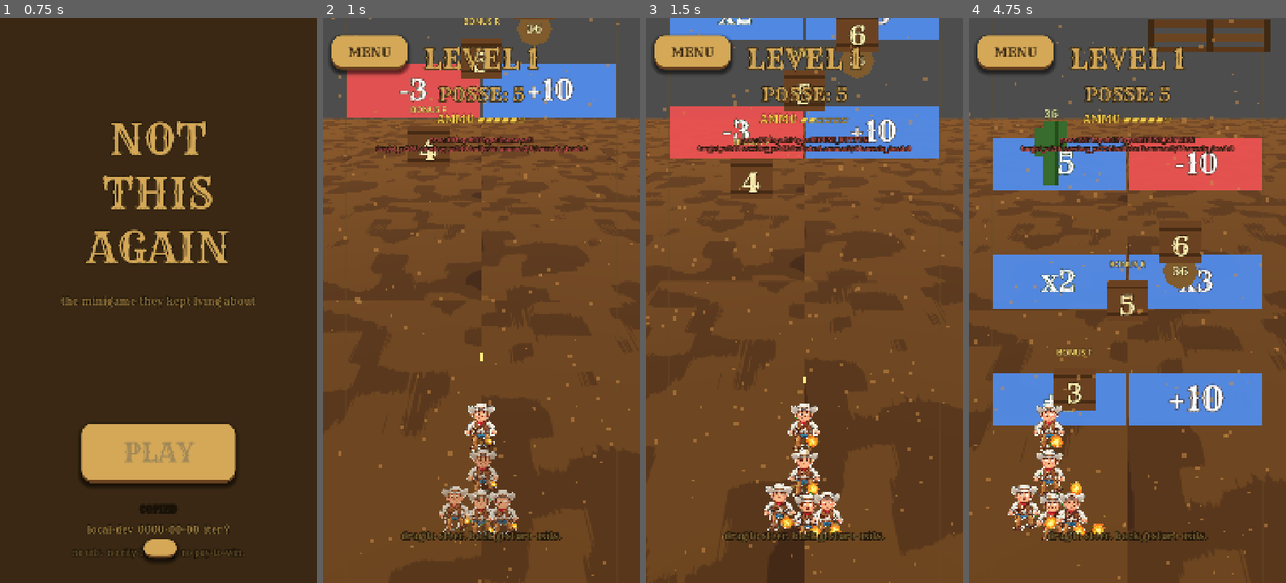
Above: before the commit, frames 1-4 (left to right).
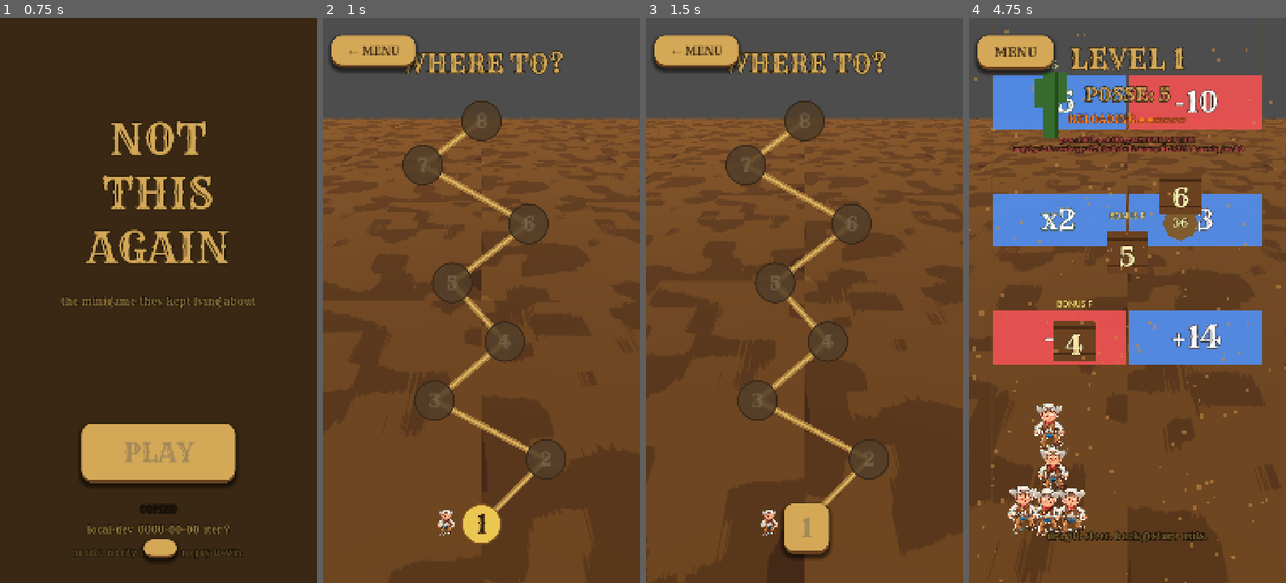
Above: after the commit, the same moments.

Repository: Joeputin100/Not_This_Again
Game: Godot game, scene res://scenes/main_menu.tscn
Same seed, same stepped clock (60 frames per second), same inputs: the game is played once before the commit and once after it. Video files are missing from this copy of the repository; at most half a second of black plays in their place.
Inputs (mouse positions are in pixels of both pictures, inside the frame that each line leads up to):
- Up to frame 1 (0.75 s): click "PLAY" at 0.5 s
- Up to frame 2 (1 s): no input
- Up to frame 3 (1.5 s): click (804, 526) at 1.25 s, where only the run after the commit has a clickable "1"
- Up to frame 4 (4.75 s): tap Enter at 2 s; move the mouse to (1197, 272) at 2.02 s; hold Shift 2.03-2.75 s; click (1197, 272) at 2.17 s; drag from (1064, 328) to (1111, 413) at 2.77 s; move the mouse to (1159, 176) at 3.52 s; tap Ctrl at 3.6 s; click (1159, 176) at 3.67 s; drag from (1111, 413) to (1032, 215) at 4.27 s

Frame 1 is identical in both runs. In frame 2, 18% of the frame differs, in the area x 2-98%, y 0-100%; in frame 3, 22%; in frame 4, 49%, in the area x 0-100%, y 0-100%.

Commit message:
iter 40 (part 1): HP bars hidden until <100% + Candy Crush level select
== HP bars hidden until <100% ==
hp_bar.gd _redraw() now sets visible = _current_hp < _max_hp. Every
HP-bearing entity in the game (Pete, outlaws, prospectors, and the
new bars on destructibles) is born invisible. The bar fades in only
once damage has been taken.

Reasoning: at level start ~15 enemies/obstacles are on-screen at any
moment. Five HP bars hovering full at level start is visual noise —
the player has no information from them. Candy Crush / Subway Surfers
both hide HP UI until interaction. This matches.

== HP bars on barrel/bull/tumbleweed/cactus ==
All four destructibles now carry an HpBar node alongside their
existing HpLabel (the giant number that was telegraphing HP). Bar
sits above the body; label stays at body-center. At full HP nothing
shows. First hit reveals both. The label provides exact count, the
bar provides the visual gauge — different reads for different
glance modes.

Kept the label rather than replacing because 8 test files
(test_barrel.gd etc.) currently assert on `HpLabel` text contents —
cheap to keep, expensive to remove. Future iter can rip out the
label once the bar's been validated in playtest.

== Candy Crush level select ==
New scene: godot/scenes/level_select.tscn (script: level_select.gd).
- Terrain3D backdrop (instance the iter-38 pseudo-3D ground)
- Snaking Line2D path with dashed-overlay (two stacked Line2Ds —
  thick brown base + thinner light-yellow on top reads as a worn
  cattle trail with painted highlights)
- LevelNode1 = active gold-amber circular Button (StyleBoxFlat
  corner_radius=70 makes any square button render circular at
  140×140). Eight visible-but-disabled locked nodes higher up the
  path show the player there are more levels to come.
- Cowboy sprite next to Node1 as the 'you are here' marker
- BackButton in top-left returns to main menu (not quit-to-OS —
  quit only happens FROM main menu per platform/predictive-back)
- WHERE TO? title in the Murderbot-deadpan voice

main_menu PLAY now routes to level_select.tscn instead of jumping
straight to level.tscn. Level 1 is still the only playable node,
but the world map sets up the meta-progression read:
'there are more levels ahead; this one is one of many'.

== NOT IN THIS COMMIT ==
- Vagrant death video — Veo render in flight (safety-filter dodge
  on second attempt; first prompt got 'no realism' blocked).
- Vagrant death state wiring (will land with the video).
- Pete speech bubbles
- Multi-color HP cycles for >100 HP bosses
- 3D set dressing along the level_select path

Diff:
--- a/godot/scenes/barrel.tscn
+++ b/godot/scenes/barrel.tscn
@@ -1,7 +1,8 @@
-[gd_scene load_steps=3 format=3 uid="uid://b0nttg_barrel_001"]
+[gd_scene load_steps=4 format=3 uid="uid://b0nttg_barrel_001"]
 
 [ext_resource type="Script" path="res://scripts/barrel.gd" id="1_barrel"]
 [ext_resource type="Theme" path="res://assets/theme.tres" id="2_theme"]
+[ext_resource type="PackedScene" path="res://scenes/hp_bar.tscn" id="3_hpbar"]
 
 [node name="Barrel" type="Node2D"]
 position = Vector2(540, -200)
@@ -30,6 +31,12 @@
 offset_bottom = 50.0
 color = Color(0.28, 0.17, 0.08, 1)
 mouse_filter = 2
+
+[node name="HpBar" parent="." instance=ExtResource("3_hpbar")]
+offset_left = -50.0
+offset_top = -100.0
+offset_right = 50.0
+offset_bottom = -92.0
 
 [node name="HpLabel" type="Label" parent="."]
 anchor_right = 1.0
--- a/godot/scenes/bull.tscn
+++ b/godot/scenes/bull.tscn
@@ -1,7 +1,8 @@
-[gd_scene load_steps=3 format=3 uid="uid://b0nttg_bull_001"]
+[gd_scene load_steps=4 format=3 uid="uid://b0nttg_bull_001"]
 
 [ext_resource type="Script" path="res://scripts/bull.gd" id="1_bull"]
 [ext_resource type="Theme" path="res://assets/theme.tres" id="2_theme"]
+[ext_resource type="PackedScene" path="res://scenes/hp_bar.tscn" id="3_hpbar"]
 
 [node name="Bull" type="Node2D"]
 position = Vector2(540, -1700)
@@ -55,6 +56,12 @@
 color = Color(0.95, 0.85, 0.2, 1)
 mouse_filter = 2
 
+[node name="HpBar" parent="." instance=ExtResource("3_hpbar")]
+offset_left = -50.0
+offset_top = -160.0
+offset_right = 50.0
+offset_bottom = -152.0
+
 [node name="HpLabel" type="Label" parent="."]
 offset_left = -80.0
 offset_top = -20.0
--- a/godot/scenes/cactus.tscn
+++ b/godot/scenes/cactus.tscn
@@ -1,7 +1,8 @@
-[gd_scene load_steps=3 format=3 uid="uid://b0nttg_cactus_001"]
+[gd_scene load_steps=4 format=3 uid="uid://b0nttg_cactus_001"]
 
 [ext_resource type="Script" path="res://scripts/cactus.gd" id="1_cactus"]
 [ext_resource type="Theme" path="res://assets/theme.tres" id="2_theme"]
+[ext_resource type="PackedScene" path="res://scenes/hp_bar.tscn" id="3_hpbar"]
 
 [node name="Cactus" type="Node2D"]
 position = Vector2(540, -200)
@@ -55,6 +56,12 @@
 color = Color(0.14, 0.3, 0.1, 1)
 mouse_filter = 2
 
+[node name="HpBar" parent="." instance=ExtResource("3_hpbar")]
+offset_left = -50.0
+offset_top = -190.0
+offset_right = 50.0
+offset_bottom = -182.0
+
 [node name="HpLabel" type="Label" parent="."]
 offset_left = -50.0
 offset_top = -160.0
--- /dev/null
+++ b/godot/scenes/level_select.tscn
@@ -0,0 +1,202 @@
+[gd_scene load_steps=8 format=3 uid="uid://b0nttg_lvlsel_001"]
+
+[ext_resource type="Script" path="res://scripts/level_select.gd" id="1_select"]
+[ext_resource type="Theme" path="res://assets/theme.tres" id="2_theme"]
+[ext_resource type="PackedScene" path="res://scenes/terrain_3d.tscn" id="3_terrain"]
+[ext_resource type="Texture2D" path="res://assets/sprites/posse_idle_00.png" id="4_cowboy"]
+
+[sub_resource type="StyleBoxFlat" id="StyleBox_node_active"]
+bg_color = Color(0.92, 0.78, 0.32, 1)
+border_width_left = 6
+border_width_top = 6
+border_width_right = 6
+border_width_bottom = 6
+border_color = Color(0.5, 0.32, 0.14, 1)
+corner_radius_top_left = 70
+corner_radius_top_right = 70
+corner_radius_bottom_right = 70
+corner_radius_bottom_left = 70
+
+[sub_resource type="StyleBoxFlat" id="StyleBox_node_active_hover"]
+bg_color = Color(1.0, 0.88, 0.42, 1)
+border_width_left = 6
+border_width_top = 6
+border_width_right = 6
+border_width_bottom = 6
+border_color = Color(0.5, 0.32, 0.14, 1)
+corner_radius_top_left = 70
+corner_radius_top_right = 70
+corner_radius_bottom_right = 70
+corner_radius_bottom_left = 70
+
+[sub_resource type="StyleBoxFlat" id="StyleBox_node_locked"]
+bg_color = Color(0.32, 0.24, 0.16, 0.85)
+border_width_left = 6
+border_width_top = 6
+border_width_right = 6
+border_width_bottom = 6
+border_color = Color(0.22, 0.16, 0.10, 1)
+corner_radius_top_left = 70
+corner_radius_top_right = 70
+corner_radius_bottom_right = 70
+corner_radius_bottom_left = 70
+
+[node name="LevelSelect" type="Node2D"]
+script = ExtResource("1_select")
+
+[node name="Background" type="ColorRect" parent="."]
+offset_right = 1080.0
+offset_bottom = 1920.0
+color = Color(0.226, 0.157, 0.078, 1)
+mouse_filter = 2
+
+[node name="Terrain3D" parent="." instance=ExtResource("3_terrain")]
+
+[node name="PathLine" type="Line2D" parent="."]
+width = 22.0
+default_color = Color(0.74, 0.55, 0.28, 0.78)
+joint_mode = 2
+begin_cap_mode = 2
+end_cap_mode = 2
+points = PackedVector2Array(540, 1720, 760, 1500, 380, 1300, 620, 1100, 440, 900, 700, 700, 340, 500, 540, 350)
+
+[node name="PathLineDashes" type="Line2D" parent="."]
+width = 8.0
+default_color = Color(0.96, 0.85, 0.45, 0.6)
+joint_mode = 2
+begin_cap_mode = 2
+end_cap_mode = 2
+points = PackedVector2Array(540, 1720, 760, 1500, 380, 1300, 620, 1100, 440, 900, 700, 700, 340, 500, 540, 350)
+
+[node name="LevelNode1" type="Button" parent="."]
+offset_left = 470.0
+offset_top = 1650.0
+offset_right = 610.0
+offset_bottom = 1790.0
+theme = ExtResource("2_theme")
+theme_override_styles/normal = SubResource("StyleBox_node_active")
+theme_override_styles/hover = SubResource("StyleBox_node_active_hover")
+theme_override_styles/pressed = SubResource("StyleBox_node_active_hover")
+theme_override_colors/font_color = Color(0.18, 0.10, 0.04, 1)
+theme_override_font_sizes/font_size = 88
+text = "1"
+
+[node name="LevelNode2Locked" type="Button" parent="."]
+offset_left = 690.0
+offset_top = 1430.0
+offset_right = 830.0
+offset_bottom = 1570.0
+disabled = true
+theme = ExtResource("2_theme")
+theme_override_styles/normal = SubResource("StyleBox_node_locked")
+theme_override_styles/disabled = SubResource("StyleBox_node_locked")
+theme_override_colors/font_color_disabled = Color(0.83, 0.66, 0.34, 0.5)
+theme_override_font_sizes/font_size = 64
+text = "2"
+
+[node name="LevelNode3Locked" type="Button" parent="."]
+offset_left = 310.0
+offset_top = 1230.0
+offset_right = 450.0
+offset_bottom = 1370.0
+disabled = true
+theme = ExtResource("2_theme")
+theme_override_styles/normal = SubResource("StyleBox_node_locked")
+theme_override_styles/disabled = SubResource("StyleBox_node_locked")
+theme_override_colors/font_color_disabled = Color(0.83, 0.66, 0.34, 0.5)
+theme_override_font_sizes/font_size = 64
+text = "3"
+
+[node name="LevelNode4Locked" type="Button" parent="."]
+offset_left = 550.0
+offset_top = 1030.0
+offset_right = 690.0
+offset_bottom = 1170.0
+disabled = true
+theme = ExtResource("2_theme")
+theme_override_styles/normal = SubResource("StyleBox_node_locked")
+theme_override_styles/disabled = SubResource("StyleBox_node_locked")
+theme_override_colors/font_color_disabled = Color(0.83, 0.66, 0.34, 0.5)
+theme_override_font_sizes/font_size = 64
+text = "4"
+
+[node name="LevelNode5Locked" type="Button" parent="."]
+offset_left = 370.0
+offset_top = 830.0
+offset_right = 510.0
+offset_bottom = 970.0
+disabled = true
+theme = ExtResource("2_theme")
+theme_override_styles/normal = SubResource("StyleBox_node_locked")
+theme_override_styles/disabled = SubResource("StyleBox_node_locked")
+theme_override_colors/font_color_disabled = Color(0.83, 0.66, 0.34, 0.5)
+theme_override_font_sizes/font_size = 64
+text = "5"
+
+[node name="LevelNode6Locked" type="Button" parent="."]
+offset_left = 630.0
+offset_top = 630.0
+offset_right = 770.0
+offset_bottom = 770.0
+disabled = true
+theme = ExtResource("2_theme")
+theme_override_styles/normal = SubResource("StyleBox_node_locked")
+theme_override_styles/disabled = SubResource("StyleBox_node_locked")
+theme_override_colors/font_color_disabled = Color(0.83, 0.66, 0.34, 0.5)
+theme_override_font_sizes/font_size = 64
+text = "6"
+
+[node name="LevelNode7Locked" type="Button" parent="."]
+offset_left = 270.0
+offset_top = 430.0
+offset_right = 410.0
+offset_bottom = 570.0
+disabled = true
+theme = ExtResource("2_theme")
+theme_override_styles/normal = SubResource("StyleBox_node_locked")
+theme_override_styles/disabled = SubResource("StyleBox_node_locked")
+theme_override_colors/font_color_disabled = Color(0.83, 0.66, 0.34, 0.5)
+theme_override_font_sizes/font_size = 64
+text = "7"
+
+[node name="LevelNode8Locked" type="Button" parent="."]
+offset_left = 470.0
+offset_top = 280.0
+offset_right = 610.0
+offset_bottom = 420.0
+disabled = true
+theme = ExtResource("2_theme")
+theme_override_styles/normal = SubResource("StyleBox_node_locked")
+theme_override_styles/disabled = SubResource("StyleBox_node_locked")
+theme_override_colors/font_color_disabled = Color(0.83, 0.66, 0.34, 0.5)
+theme_override_font_sizes/font_size = 64
+text = "8"
+
+[node name="Cowboy" type="Sprite2D" parent="."]
+position = Vector2(420, 1720)
+scale = Vector2(0.22, 0.22)
+texture = ExtResource("4_cowboy")
+
+[node name="UI" type="CanvasLayer" parent="."]
+
+[node name="Title" type="Label" parent="UI"]
+anchors_preset = -1
+anchor_right = 1.0
+offset_left = 60.0
+offset_top = 100.0
+offset_right = -60.0
+offset_bottom = 220.0
+theme = ExtResource("2_theme")
+theme_override_font_sizes/font_size = 88
+text = "WHERE TO?"
+horizontal_alignment = 1
+mouse_filter = 2
+
+[node name="BackButton" type="Button" parent="UI"]
+offset_left = 30.0
+offset_top = 60.0
+offset_right = 230.0
+offset_bottom = 160.0
+theme = ExtResource("2_theme")
+theme_override_font_sizes/font_size = 38
+text = "← MENU"
--- a/godot/scenes/tumbleweed.tscn
+++ b/godot/scenes/tumbleweed.tscn
@@ -1,7 +1,8 @@
-[gd_scene load_steps=3 format=3 uid="uid://b0nttg_tumbleweed_001"]
+[gd_scene load_steps=4 format=3 uid="uid://b0nttg_tumbleweed_001"]
 
 [ext_resource type="Script" path="res://scripts/tumbleweed.gd" id="1_tw"]
 [ext_resource type="Theme" path="res://assets/theme.tres" id="2_theme"]
+[ext_resource type="PackedScene" path="res://scenes/hp_bar.tscn" id="3_hpbar"]
 
 [node name="Tumbleweed" type="Node2D"]
 position = Vector2(540, -200)
@@ -14,6 +15,12 @@
 [node name="DetailLines" type="Polygon2D" parent="."]
 color = Color(0.32, 0.22, 0.1, 1)
 polygon = PackedVector2Array(-40, -20, 40, 20, 30, -30, -30, 30, -50, 10, 50, -10)
+
+[node name="HpBar" parent="." instance=ExtResource("3_hpbar")]
+offset_left = -50.0
+offset_top = -90.0
+offset_right = 50.0
+offset_bottom = -82.0
 
 [node name="HpLabel" type="Label" parent="."]
 offset_left = -50.0
--- a/godot/scripts/barrel.gd
+++ b/godot/scripts/barrel.gd
@@ -27,11 +27,14 @@
 var _destroyed: bool = false
 
 @onready var hp_label: Label = $HpLabel
+@onready var hp_bar: Control = $HpBar
 @onready var sparkles: CPUParticles2D = $Sparkles
 
 func _ready() -> void:
 	hp = max_hp
 	_refresh_hp_label()
+	if hp_bar:
+		hp_bar.init(max_hp)
 	add_to_group("barrels")
 	# If this is a power-up barrel, telegraph it with an indicator label
 	# above the barrel body so the player can decide BEFORE shooting
@@ -56,6 +59,8 @@
 		return false
 	hp -= amount
 	_refresh_hp_label()
+	if hp_bar:
+		hp_bar.set_hp(hp)
 	# Subtle hit reaction so the player FEELS the impact.
 	_hit_flash()
 	if hp <= 0:
--- a/godot/scripts/bull.gd
+++ b/godot/scripts/bull.gd
@@ -63,11 +63,14 @@
 var _destroyed: bool = false
 
 @onready var hp_label: Label = $HpLabel
+@onready var hp_bar: Control = $HpBar
 @onready var splinters: CPUParticles2D = $Splinters
 
 func _ready() -> void:
 	hp = MAX_HP
 	_refresh_hp_label()
+	if hp_bar:
+		hp_bar.init(MAX_HP)
 	add_to_group("bulls")
 
 func _process(delta: float) -> void:
@@ -119,6 +122,8 @@
 		return false
 	hp -= damage
 	_refresh_hp_label()
+	if hp_bar:
+		hp_bar.set_hp(hp)
 	_emit_splinter()
 	if hp <= 0:
 		_destroyed = true
--- a/godot/scripts/cactus.gd
+++ b/godot/scripts/cactus.gd
@@ -16,11 +16,14 @@
 var _destroyed: bool = false
 
 @onready var hp_label: Label = $HpLabel
+@onready var hp_bar: Control = $HpBar
 @onready var splinters: CPUParticles2D = $Splinters
 
 func _ready() -> void:
 	hp = MAX_HP
 	_refresh_hp_label()
+	if hp_bar:
+		hp_bar.init(MAX_HP)
 	add_to_group("cacti")
 
 func _process(delta: float) -> void:
@@ -36,6 +39,8 @@
 		return false
 	hp -= damage
 	_refresh_hp_label()
+	if hp_bar:
+		hp_bar.set_hp(hp)
 	_emit_splinter()
 	if hp <= 0:
 		_destroyed = true
--- a/godot/scripts/hp_bar.gd
+++ b/godot/scripts/hp_bar.gd
@@ -47,6 +47,13 @@
 func _redraw() -> void:
 	if _bg == null or _fg == null:
 		return
+	# Iter 40: hide bar entirely while at full health — only revealed once
+	# the entity has been damaged. Reduces visual noise at level start
+	# (Pete's bar, vagrants' bars, every barrel's bar all popping in) and
+	# matches the "casual game" polish bar (Candy Crush, Subway Surfers
+	# both hide HP UI until damage). _current_hp >= _max_hp tolerates the
+	# edge case where init() races a stray set_hp() higher than max.
+	visible = _current_hp < _max_hp
 	var capped_max: float = minf(float(_max_hp), BAR_WIDTH_MAX)
 	_bg.size = Vector2(capped_max, BAR_HEIGHT)
 	var pct: float = float(_current_hp) / float(_max_hp)
--- /dev/null
+++ b/godot/scripts/level_select.gd
@@ -0,0 +1,63 @@
+extends Node2D
+
+# Candy Crush-style world map. The player sees a winding path of level
+# nodes on top of the 3D terrain plane (instance of terrain_3d.tscn).
+# Tapping the active level node starts that level; locked nodes do
+# nothing yet (no save-data progression in v1, so visually they're just
+# foreshadowing future content).
+#
+# Iter 40: first cut. Just one playable node (Level 1) + 7 visible-but-
+# locked placeholders along the path. Cowboy sprite sits next to Level 1
+# as the "you are here" marker. Back button returns to main menu.
+#
+# Future iters will: animate the cowboy walking along the path between
+# levels, populate the locked nodes as the player progresses through the
+# procgen library, place 3D set-dressing along the path (saloons, water
+# tower, etc.), and add a "current biome" header that changes color as
+# the path moves through plains → ranch → mining town → ghost town →
+# canyon → train tracks.
+
+const BuildInfo = preload("res://scripts/build_info.gd")
+
+@onready var level_1_button: Button = $LevelNode1
+@onready var back_button: Button = $UI/BackButton
+
+func _ready() -> void:
+	# Back gesture from level select → main menu (NOT quit app, that only
+	# happens from the main menu itself per the platform/predictive-back
+	# convention established in iter 26).
+	get_tree().set_quit_on_go_back(false)
+	get_window().go_back_requested.connect(_on_back_requested)
+	DebugLog.add("level_select _ready (build=%s)" % BuildInfo.SHA)
+	level_1_button.pressed.connect(_on_level_1_pressed)
+	back_button.pressed.connect(_on_back_pressed)
+
+func _notification(what: int) -> void:
+	if what == NOTIFICATION_WM_GO_BACK_REQUEST:
+		DebugLog.add("level_select NOTIFICATION_WM_GO_BACK_REQUEST → main menu")
+		_to_main_menu()
+	elif what == NOTIFICATION_WM_CLOSE_REQUEST:
+		_to_main_menu()
+
+func _on_back_requested() -> void:
+	DebugLog.add("level_select go_back_requested SIGNAL → main menu")
+	_to_main_menu()
+
+func _on_back_pressed() -> void:
+	AudioBus.play_tap()
+	_to_main_menu()
+
+func _on_level_1_pressed() -> void:
+	DebugLog.add("LEVEL 1 selected from level_select")
+	AudioBus.play_tap()
+	level_1_button.disabled = true
+	# Brief Candy-Crush press feedback (squish-and-restore) before scene change.
+	var tween := create_tween()
+	tween.tween_property(level_1_button, "scale", Vector2(0.92, 0.92), 0.06)
+	tween.tween_property(level_1_button, "scale", Vector2(1.0, 1.0), 0.18) \
+		.set_trans(Tween.TRANS_BACK).set_ease(Tween.EASE_OUT)
+	await tween.finished
+	get_tree().change_scene_to_file("res://scenes/level.tscn")
+
+func _to_main_menu() -> void:
+	get_tree().change_scene_to_file("res://scenes/main_menu.tscn")
--- a/godot/scripts/main_menu.gd
+++ b/godot/scripts/main_menu.gd
@@ -112,7 +112,11 @@
 
 func _on_play_pressed() -> void:
 	# Candy-Crush press feedback: tap SFX + squish + bounce back + scene change.
-	DebugLog.add("PLAY pressed → loading level scene")
+	# Iter 40: PLAY now routes to level_select (Candy Crush world map) instead
+	# of jumping straight into level 1. Even though level 1 is the only
+	# playable node so far, the world map sets up the meta-progression read
+	# for the player ("there are more levels ahead, this is one of many").
+	DebugLog.add("PLAY pressed → loading level_select")
 	AudioBus.play_tap()
 	play_button.disabled = true
 	_kill_idle_tweens()  # don't let fidget fight the press animation
@@ -122,7 +126,7 @@
 		.set_trans(Tween.TRANS_BACK) \
 		.set_ease(Tween.EASE_OUT)
 	await tween.finished
-	get_tree().change_scene_to_file("res://scenes/level.tscn")
+	get_tree().change_scene_to_file("res://scenes/level_select.tscn")
 
 # ---------- Idle fidgets ----------
 
--- a/godot/scripts/tumbleweed.gd
+++ b/godot/scripts/tumbleweed.gd
@@ -17,11 +17,14 @@
 var _destroyed: bool = false
 
 @onready var hp_label: Label = $HpLabel
+@onready var hp_bar: Control = $HpBar
 @onready var splinters: CPUParticles2D = $Splinters
 
 func _ready() -> void:
 	hp = MAX_HP
 	_refresh_hp_label()
+	if hp_bar:
+		hp_bar.init(MAX_HP)
 	add_to_group("tumbleweeds")
 
 func _process(delta: float) -> void:
@@ -40,6 +43,8 @@
 	# Marginal pushback — tumbleweeds resist the bullet stream slightly.
 	position.y -= PUSHBACK_PER_HIT
 	_refresh_hp_label()
+	if hp_bar:
+		hp_bar.set_hp(hp)
 	_emit_splinter()
 	if hp <= 0:
 		_destroyed = true
